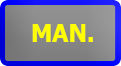
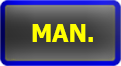
Comparing the layer stacks of the two 121 x 66 images. Changes:
painted on "Layer 1" over [0,0,121,66]